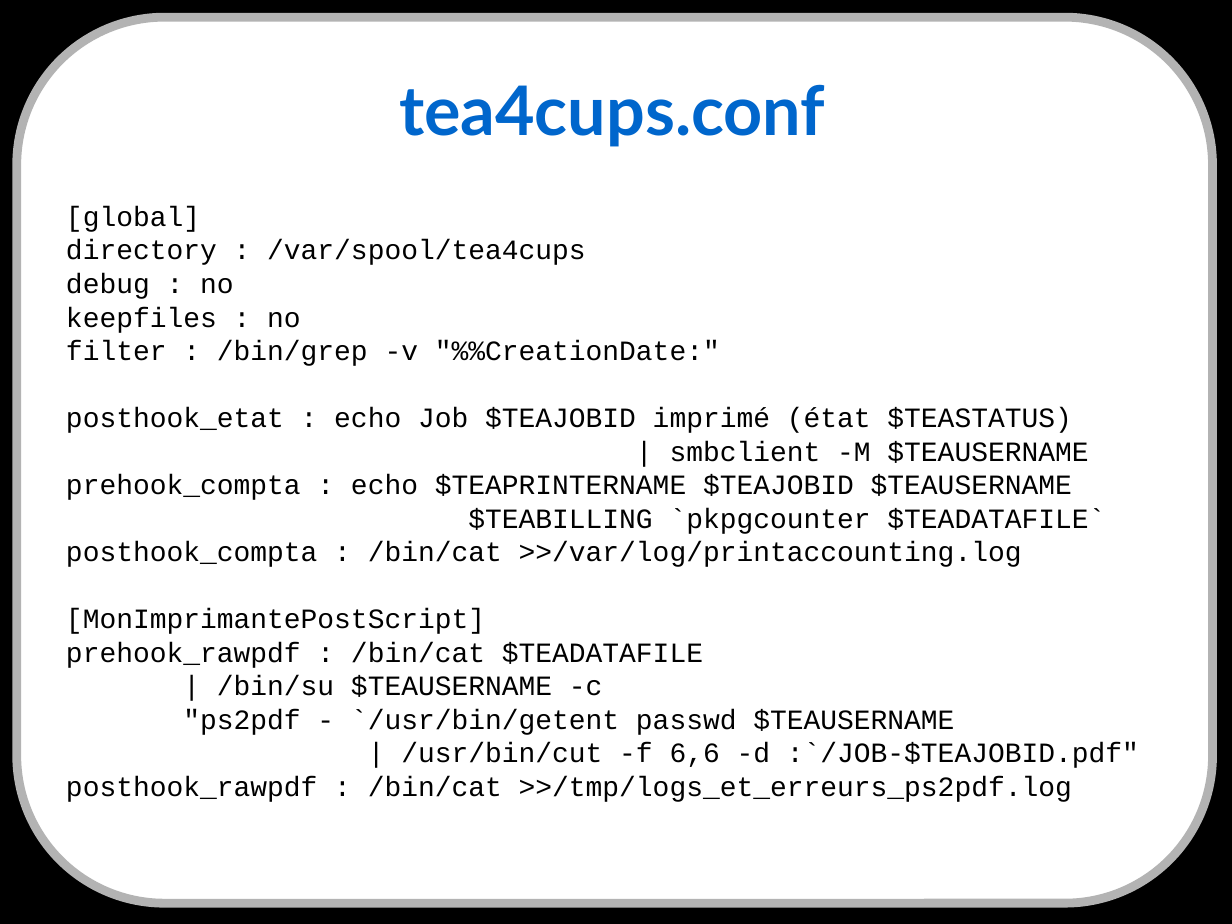
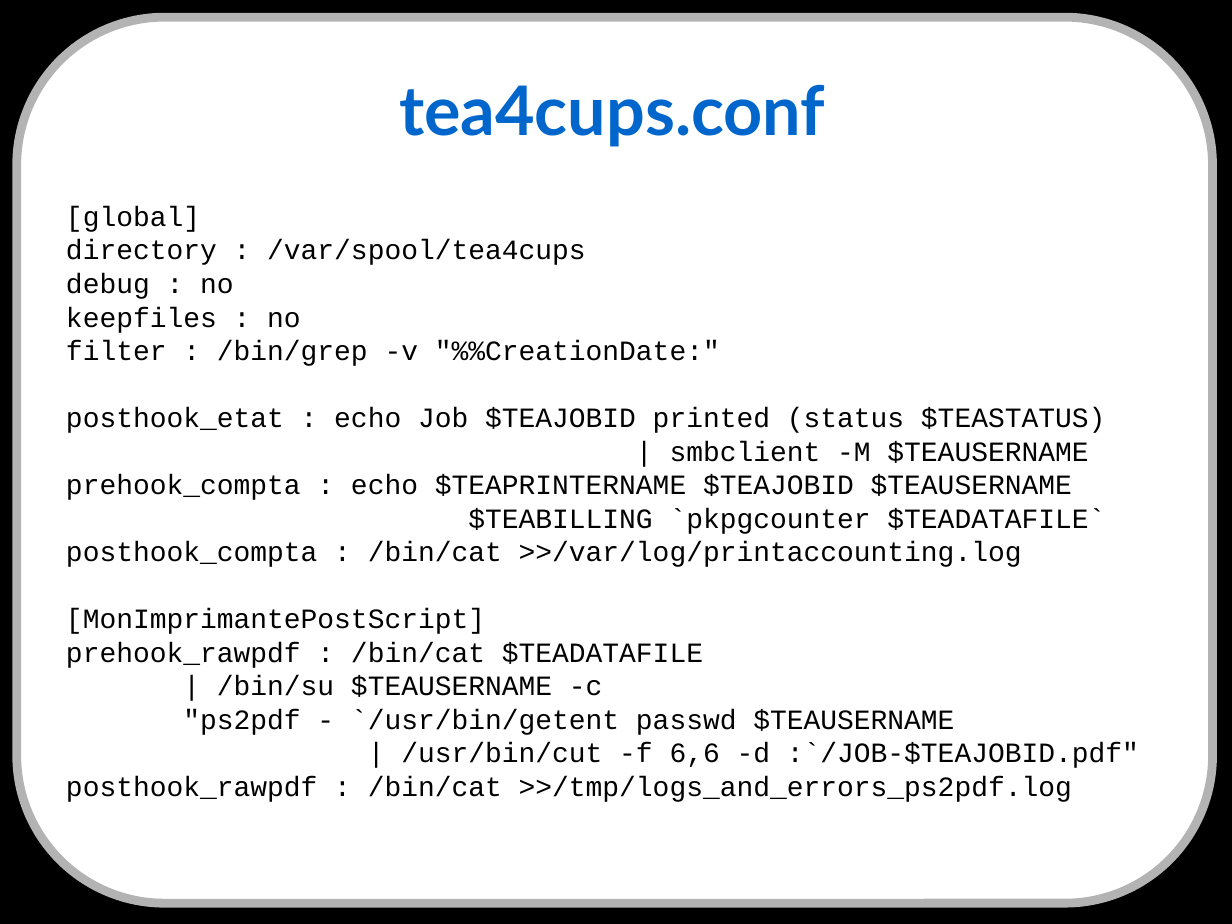
Before and after one commit to cnighswonger/pykota, a slide deck: slide 18 of docs/presentations/english/conference_jm2l2008-20081115.odp. Drawn at 1232x924 pixels with LibreOffice and Linux fonts; fonts in the diff are those of the drawing. Boxes give left, top, right and bottom in pixels: in the first picture for what was removed or moved away, otherwise in the second. Text is boxed around its words. In the diff, an @@ line names an element or a change of style, - is before the commit and + after.

```diff
--- a/docs/presentations/english/conference_jm2l2008-20081115.odp
+++ b/docs/presentations/english/conference_jm2l2008-20081115.odp
@@ subtitle at <box>66,407,1105,433</box>: text changed @@
-posthook_etat : echo Job $TEAJOBID imprimé (état $TEASTATUS)
+posthook_etat : echo Job $TEAJOBID printed (status $TEASTATUS)
@@ subtitle at <box>66,776,1072,802</box>: text changed @@
-posthook_rawpdf : /bin/cat >>/tmp/logs_et_erreurs_ps2pdf.log
+posthook_rawpdf : /bin/cat >>/tmp/logs_and_errors_ps2pdf.log
```
Also in this commit, not shown: 12 other slides changed, 8 slides added, 8 slides removed.
